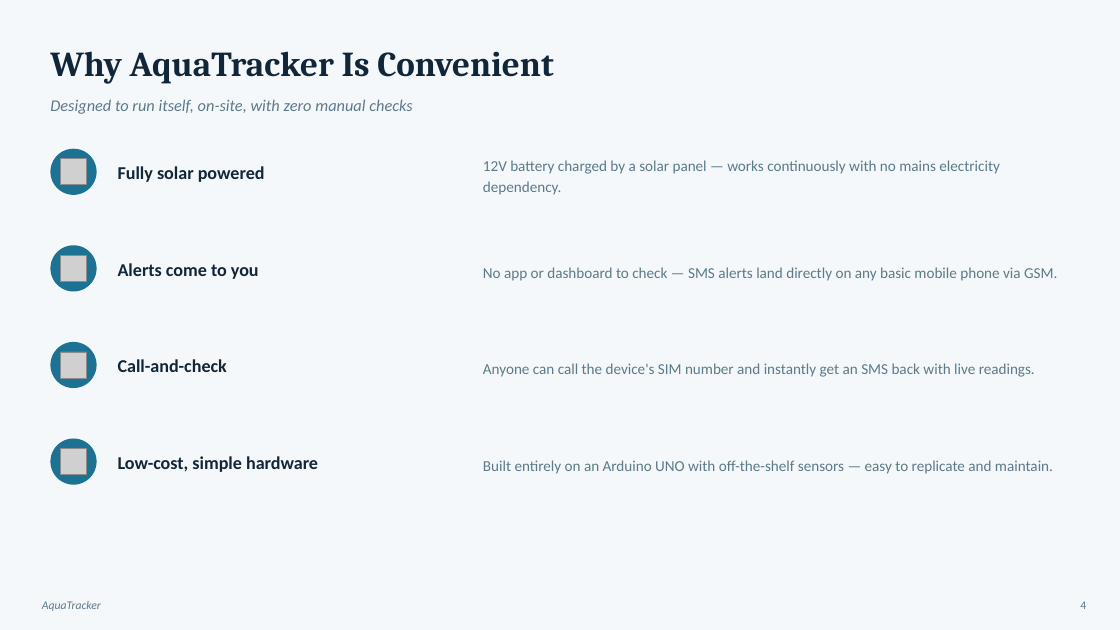
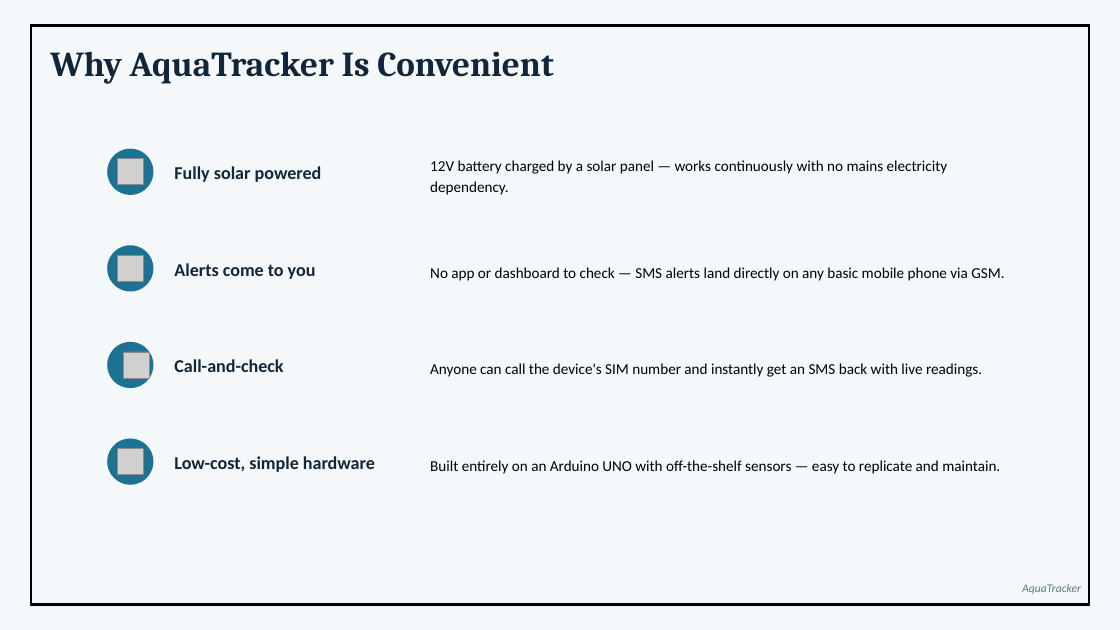
Before and after one commit to RahulR-007/AquaTracker, a slide deck: slide 4 of docs/presentations/AquaTracker_Presentation.pptx. Drawn at 1120x630 pixels with LibreOffice and Linux fonts; fonts in the diff are those of the drawing; grey boxes stand for pictures. Boxes give left, top, right and bottom in pixels: in the first picture for what was removed or moved away, otherwise in the second. Text is boxed around its words. In the diff, an @@ line names an element or a change of style, - is before the commit and + after.

```diff
--- a/docs/presentations/AquaTracker_Presentation.pptx
+++ b/docs/presentations/AquaTracker_Presentation.pptx
@@ rectangle added at bbox=[31, 26, 1090, 605], outline #000000 2.25 pt @@
@@ text removed at bbox=[50, 99, 412, 114] @@
-Designed to run itself, on-site, with zero manual checks
@@ text "Fully solar powered": place and size @@
-text "Fully solar powered" at bbox=[118, 166, 265, 182]
+text "Fully solar powered" at bbox=[174, 166, 322, 182]
@@ text "Alerts come to you": place and size @@
-text "Alerts come to you" at bbox=[118, 263, 259, 279]
+text "Alerts come to you" at bbox=[174, 263, 316, 279]
@@ picture: place and size @@
-picture at bbox=[60, 352, 87, 378]
+picture at bbox=[124, 352, 150, 378]
@@ text "Call-and-check": place and size @@
-text "Call-and-check" at bbox=[118, 359, 227, 372]
+text "Call-and-check" at bbox=[174, 359, 283, 372]
@@ 4 ellipses, 3 pictures: place and size @@
-4 ellipses, 3 pictures at bbox=[50, 149, 97, 485]
+4 ellipses, 3 pictures at bbox=[108, 149, 154, 485]
@@ text "Low-cost, simple hardware": place and size @@
-text "Low-cost, simple hardware" at bbox=[118, 456, 318, 472]
+text "Low-cost, simple hardware" at bbox=[174, 456, 375, 472]
@@ 4 texts: place and size @@
-4 texts at bbox=[483, 160, 1057, 474]
+4 texts at bbox=[430, 160, 1004, 474]
@@ text colour #5C7A8A to #000000 in 4 elements at bbox=[430, 160, 948, 195], bbox=[430, 267, 1004, 281], bbox=[430, 363, 982, 377], bbox=[430, 460, 1000, 474] @@
@@ text "AquaTracker": place and size @@
-text "AquaTracker" at bbox=[42, 601, 101, 611]
+text "AquaTracker" at bbox=[1022, 584, 1081, 594]
@@ text removed at bbox=[1080, 601, 1086, 609] @@
-4
```
Also in this commit, not shown: 10 other slides changed, 1 slide added, 1 slide removed, 2 other files.
